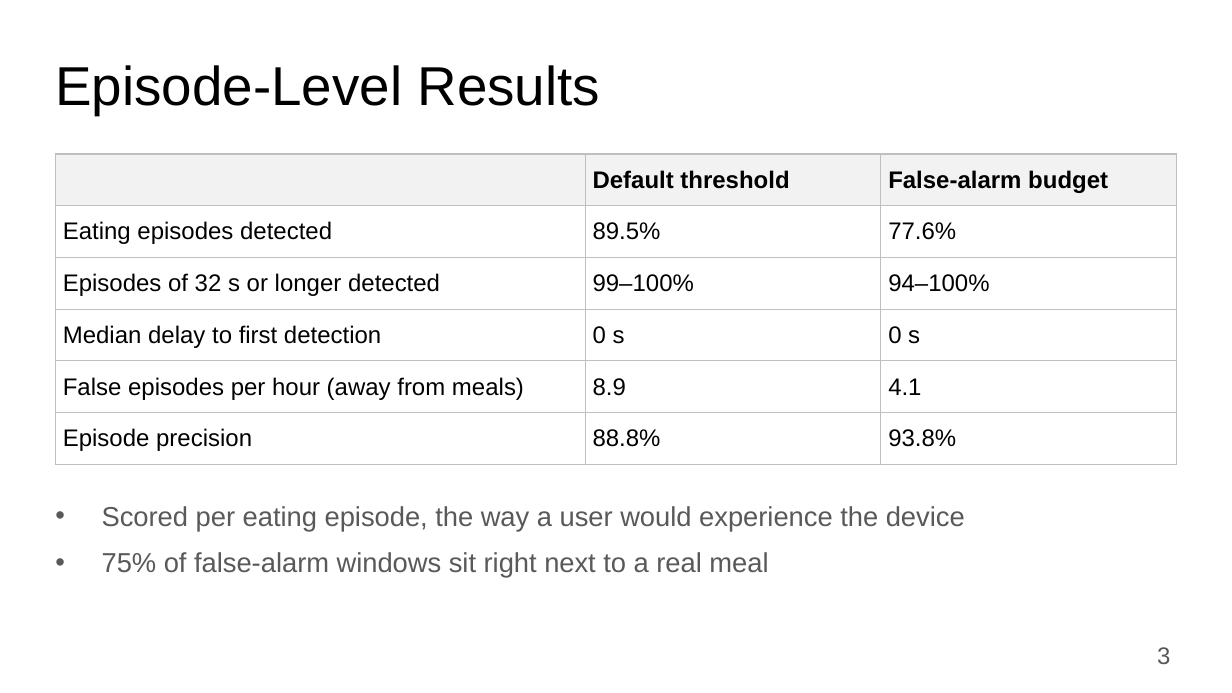
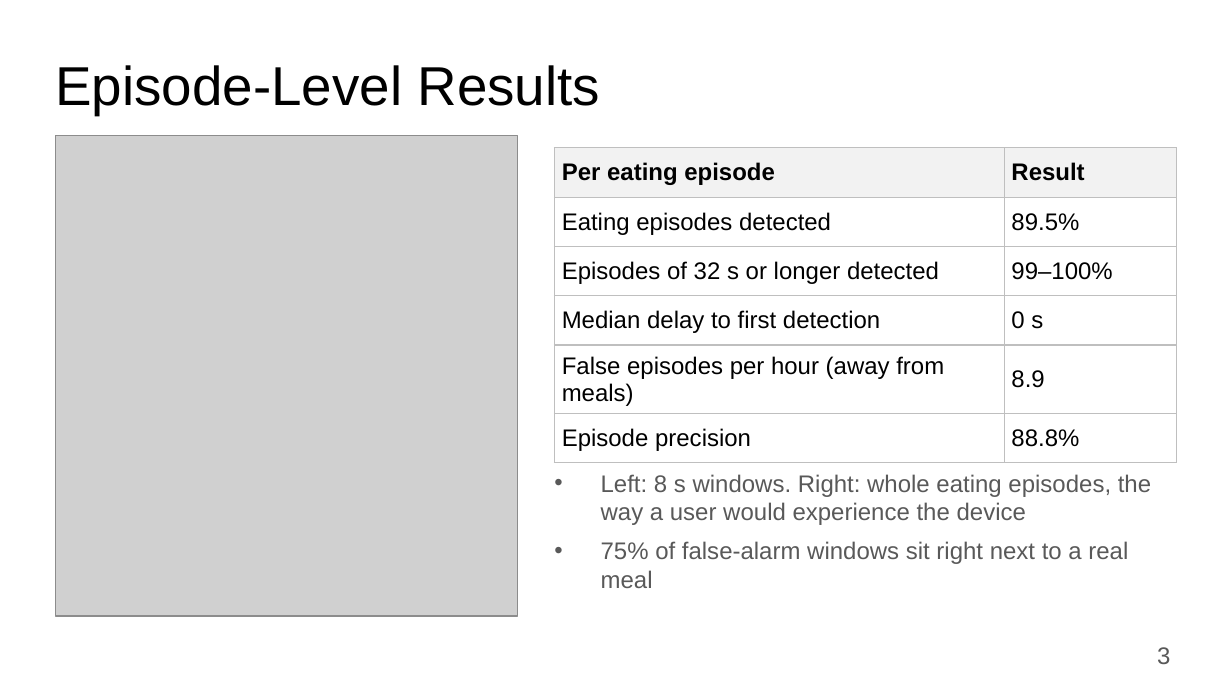
Before and after one commit to Cadunlea/Research_Directory, a slide deck: slide 3 of docs/presentation/lab_meeting_10_22_demo.pptx. Drawn at 1232x693 pixels with LibreOffice and Linux fonts; fonts in the diff are those of the drawing; grey boxes stand for pictures. Boxes give left, top, right and bottom in pixels: in the first picture for what was removed or moved away, otherwise in the second. Text is boxed around its words. In the diff, an @@ line names an element or a change of style, - is before the commit and + after.

```diff
--- a/docs/presentation/lab_meeting_10_22_demo.pptx
+++ b/docs/presentation/lab_meeting_10_22_demo.pptx
@@ picture added at (55,136,517,616) @@
@@ table at (554,148,1177,455) @@
-column 1:  | Eating episodes detected | Episodes of 32 s or longer detected | Median delay to first detection | False episodes per hour (away from meals) | Episode precision
-column 2: Default threshold | 89.5% | 99–100% | 0 s | 8.9 | 88.8%
-column 3: False-alarm budget | 77.6% | 94–100% | 0 s | 4.1 | 93.8%
+column 1: Per eating episode | Eating episodes detected | Episodes of 32 s or longer detected | Median delay to first detection | False episodes per hour (away from meals) | Episode precision
+column 2: Result | 89.5% | 99–100% | 0 s | 8.9 | 88.8%
@@ table: place and size @@
-table at (55,154,1177,455)
+table at (554,148,1177,455)
@@ text "Left: 8 s windows. Right: ...": place and size @@
-text "Left: 8 s windows. Right: ..." at (102,506,965,578)
+text "Left: 8 s windows. Right: ..." at (601,474,1151,588)
@@ text at (601,474,1151,525): text changed; size 16 to 14 pt @@
-• Scored per eating episode, the way a user would experience the device
+• Left: 8 s windows. Right: whole eating episodes, the way a user would experience the device
@@ text at (601,541,1128,588): size 16 to 14 pt in "75% of false-alarm windows sit right next ..."; less space between paragraphs @@
```
Also in this commit, not shown: 2 other slides changed.
